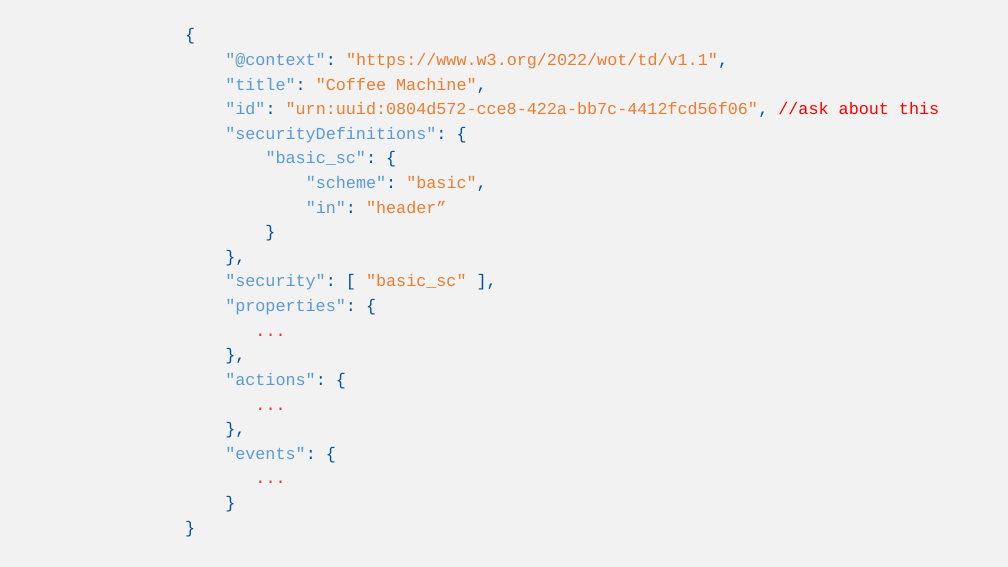
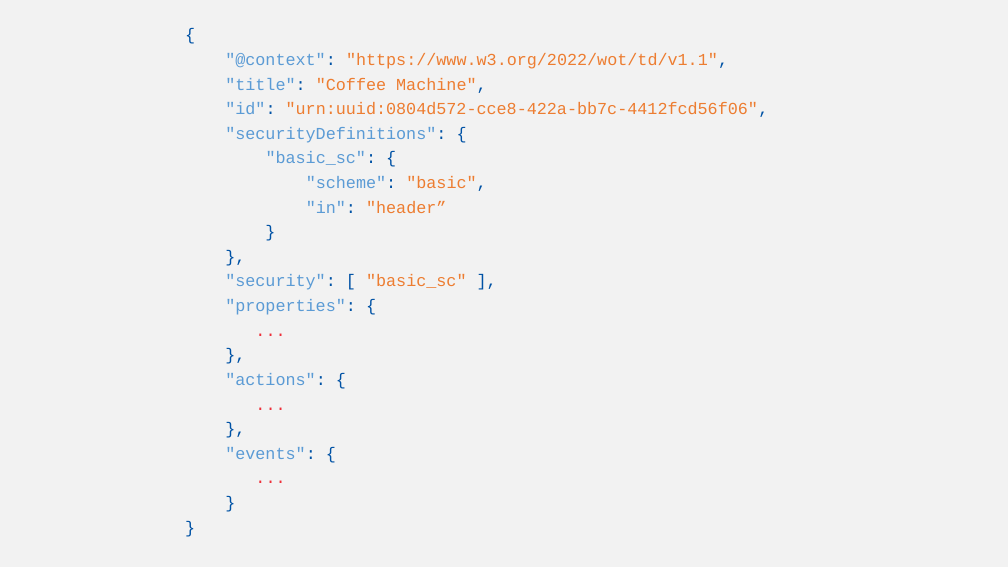
Before and after one commit to w3c/wot-cg, a slide deck: slide 18 of Tutorials/whatiswot/13-Thing_Description/13-Thing_Description.pptx. Drawn at 1008x567 pixels with LibreOffice and Linux fonts; fonts in the diff are those of the drawing. Boxes give left, top, right and bottom in pixels: in the first picture for what was removed or moved away, otherwise in the second. Text is boxed around its words. In the diff, an @@ line names an element or a change of style, - is before the commit and + after.

```diff
--- a/Tutorials/whatiswot/13-Thing_Description/13-Thing_Description.pptx
+++ b/Tutorials/whatiswot/13-Thing_Description/13-Thing_Description.pptx
@@ text at (225, 102, 769, 117): text changed @@
-"id": "urn:uuid:0804d572-cce8-422a-bb7c-4412fcd56f06", //ask about this
+"id": "urn:uuid:0804d572-cce8-422a-bb7c-4412fcd56f06",
```
Also in this commit, not shown: 1 other slide changed.
